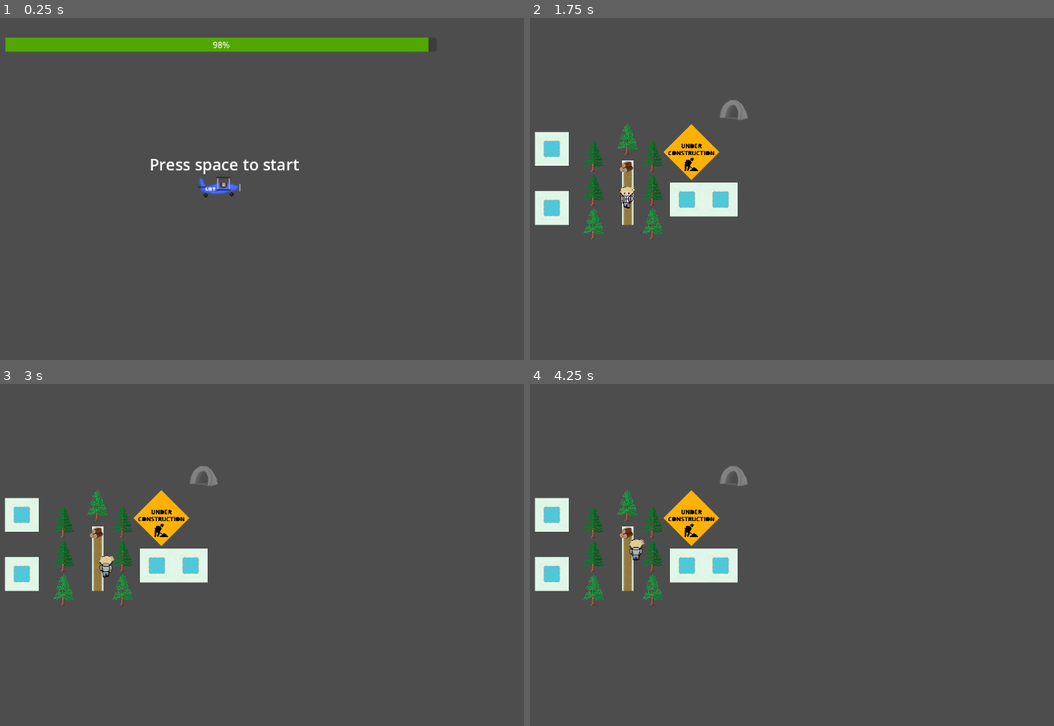
Above: before the commit, frames 1-4 (two rows, left to right).
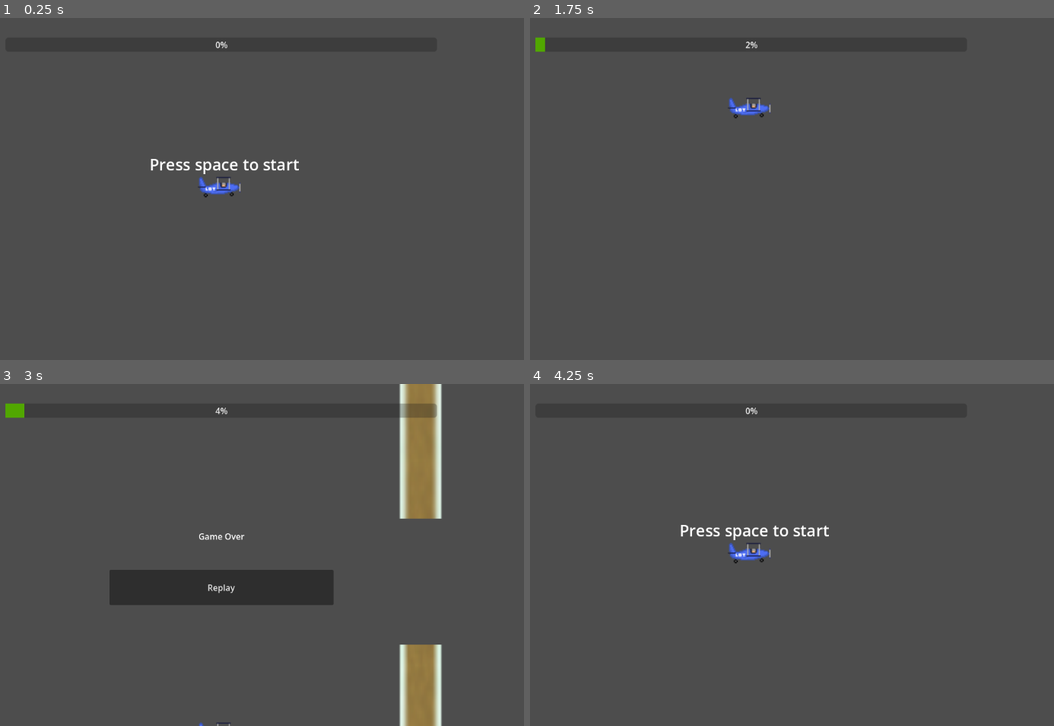
Above: after the commit, the same moments.

Repository: Orozon64/The-Sauna-Pact
Game: Godot game, scene res://scenes/flying.tscn
The game is run twice, just before and just after one commit, with the same random seed, the same clock (stepped at 60 frames per second) and the same inputs. This scene is started directly instead of the project's main scene.
Inputs (mouse positions are in pixels of both pictures, inside the frame that each line leads up to):
- Up to frame 1 (0.25 s): no input
- Up to frame 2 (1.75 s): tap Space at 0.5, 0.77, 1.52 s; hold D (move_right) 0.53-1.28 s; tap E (item_interact) at 0.6, 1.55 s; hold S (move_down) from 1.28 s (still down); tap Enter (advance_dialogue) at 1.35 s
- Up to frame 3 (3 s): release S (move_down) at 2.03 s; hold D (move_right) 2.03-2.78 s; tap E (item_interact) at 2.1, 2.85 s; hold W (move_up) from 2.78 s (still down)
- Up to frame 4 (4.25 s): tap Space at 3.02 s; release W (move_up) at 3.5 s; click (750, 585) at 3.5 s, where only the run after the commit has a clickable "Replay"

The runs differ from the first frame. In frame 1, 3.6% of the frame differs, in the area x 1-82%, y 5-11%; in frame 2, 5.3%; in frame 3, 14%, in the area x 0-85%, y 0-100%; in frame 4, 5.7%.

Commit message:
Add files via upload

Diff:
--- a/scripts/progress.gd
+++ b/scripts/progress.gd
@@ -2,19 +2,17 @@
 
 var started = false
 
-@export var dev_mode = false
 # Called when the node enters the scene tree for the first time.
 func _ready() -> void:
 	fill_mode = FILL_BEGIN_TO_END
-	if dev_mode:
-		value = 98
+
 
 # Called every frame. 'delta' is the elapsed time since the previous frame.
 func _process(delta: float) -> void:
 	if started:
 		value += 0.03
-		if value >= 100:
-			get_tree().change_scene_to_file("res://scenes/finnish_map.tscn") #and set the play_ending there to true
+		#if value >= 100:
+			#get_tree().change_scene_to_file("res://scenes/finnish_map.tscn")
 
 func _input(ev):
 	if Input.is_key_pressed(KEY_SPACE):
